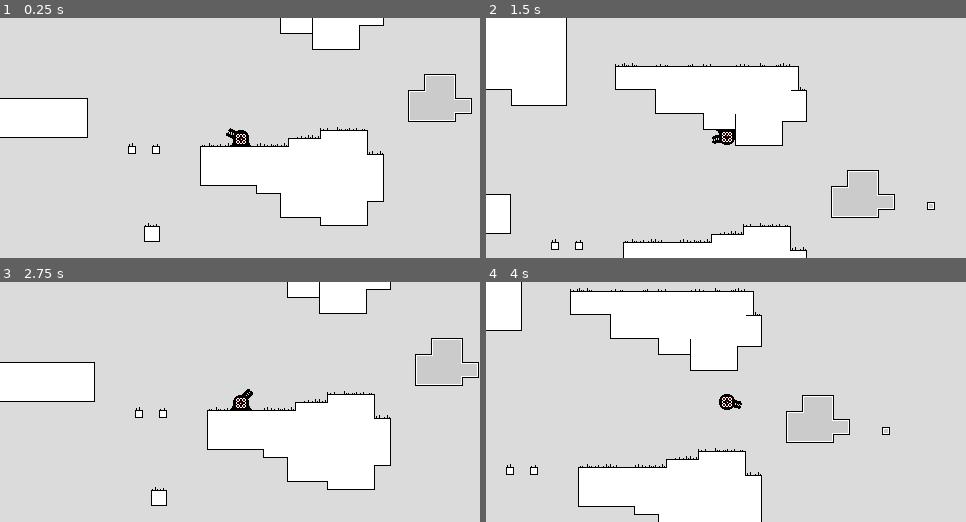
Above: before the commit, frames 1-4 (two rows, left to right).
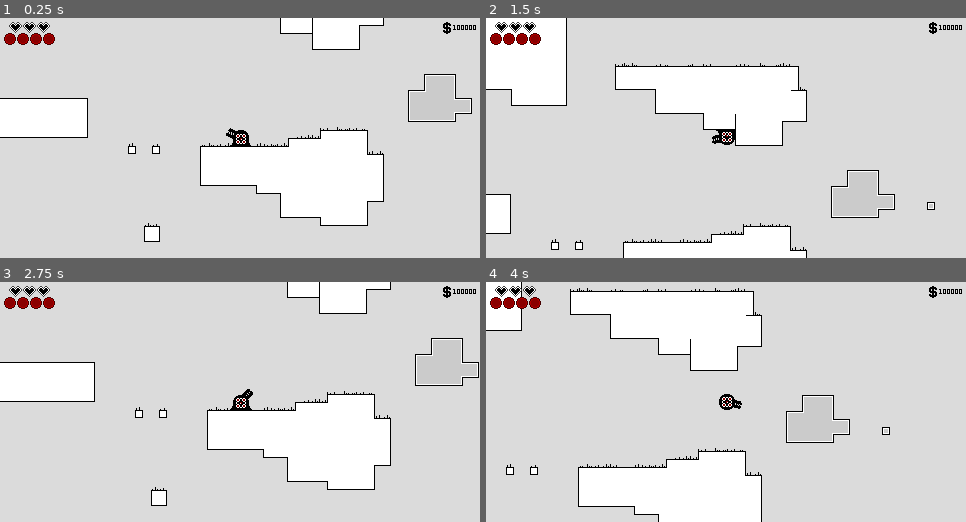
Above: after the commit, the same moments.

Repository: alkrssve/GravityGoo
Game: Godot game, scene res://Game.tscn
Two runs of this game, one before a commit and one after it. Both use one fixed random seed, a clock stepped at 60 frames per second and the inputs below.
Inputs (mouse positions are in pixels of both pictures, inside the frame that each line leads up to):
- Up to frame 1 (0.25 s): no input
- Up to frame 2 (1.5 s): tap Enter at 0.5 s; move the mouse to (831, 126) at 0.52 s; hold D (right) from 0.53 s (still down); tap Space (flip_gravity) at 0.6 s; tap Up (flip_gravity_up) at 0.77 s; move the mouse to (630, 150) at 1.27 s; click (630, 150) at 1.35 s
- Up to frame 3 (2.75 s): tap Up (flip_gravity_up) at 1.52 s; tap Space (flip_gravity) at 2, 2.1 s; move the mouse to (288, 349) at 2.02 s; release D (right) at 2.03 s; hold A (left) from 2.03 s (still down)
- Up to frame 4 (4 s): move the mouse to (702, 450) at 2.77 s; release A (left) at 2.78 s; hold D (right) from 2.78 s (still down); click (702, 450) at 2.85 s; tap Up (flip_gravity_up) at 3.02, 3.77 s; move the mouse to (870, 438) at 3.52 s; tap Space (flip_gravity) at 3.6 s

The runs differ from the first frame. In frame 1, 0.7% of the frame differs, in the area x 0-100%, y 1-12%; in frame 2, 0.7%; in frame 3, 0.7%; in frame 4, 0.7%.

Commit message:
Added HUD

Diff:
--- a/Game.tscn
+++ b/Game.tscn
@@ -1,7 +1,16 @@
-[gd_scene load_steps=25 format=2]
+[gd_scene load_steps=36 format=2]
 
 [ext_resource path="res://Player.tscn" type="PackedScene" id=1]
 [ext_resource path="res://Sprites/Tiles/Tiles_1.png" type="Texture" id=2]
+[ext_resource path="res://HUD.gd" type="Script" id=3]
+[ext_resource path="res://Sprites/HUD/Hearts_Full.png" type="Texture" id=4]
+[ext_resource path="res://Sprites/HUD/Hearts_Empty.png" type="Texture" id=5]
+[ext_resource path="res://Sprites/HUD/Hearts_Half.png" type="Texture" id=6]
+[ext_resource path="res://Sprites/HUD/Bullets_Empty.png" type="Texture" id=7]
+[ext_resource path="res://Sprites/HUD/Money.png" type="Texture" id=8]
+[ext_resource path="res://Sprites/HUD/Bullets_Full.png" type="Texture" id=9]
+[ext_resource path="res://Font/GameFont.ttf" type="DynamicFontData" id=10]
+[ext_resource path="res://Sprites/HUD/Background.png" type="Texture" id=11]
 
 [sub_resource type="ConvexPolygonShape2D" id=1]
 points = PoolVector2Array( 0, 0, 8, 0, 8, 8, 0, 8 )
@@ -273,7 +282,15 @@
 0/shapes = [  ]
 0/z_index = 0
 
+[sub_resource type="Theme" id=23]
+
+[sub_resource type="DynamicFont" id=24]
+size = 8
+font_data = ExtResource( 10 )
+
 [node name="Game" type="Node2D"]
+
+[node name="ParallaxBackground" type="ParallaxBackground" parent="."]
 
 [node name="Ground" type="TileMap" parent="."]
 z_index = 3
@@ -298,3 +315,89 @@
 
 [node name="Camera2D" type="Camera2D" parent="Player"]
 current = true
+
+[node name="HUD" type="CanvasLayer" parent="."]
+script = ExtResource( 3 )
+
+[node name="TextureRect" type="TextureRect" parent="HUD"]
+visible = false
+margin_right = 64.0
+margin_bottom = 64.0
+rect_scale = Vector2( 0.8, 0.3 )
+texture = ExtResource( 11 )
+
+[node name="$" type="TextureRect" parent="HUD"]
+margin_left = 443.0
+margin_top = 4.0
+margin_right = 483.0
+margin_bottom = 44.0
+texture = ExtResource( 8 )
+
+[node name="Money" type="Label" parent="HUD"]
+margin_left = 453.0
+margin_top = 9.0
+margin_right = 493.0
+margin_bottom = 34.0
+theme = SubResource( 23 )
+custom_colors/font_color = Color( 0, 0, 0, 1 )
+custom_colors/font_outline_modulate = Color( 0, 0, 0, 1 )
+custom_fonts/font = SubResource( 24 )
+text = "000000
+"
+
+[node name="Life" type="Control" parent="HUD"]
+margin_left = 5.0
+margin_top = 1.0
+margin_right = 45.0
+margin_bottom = 41.0
+
+[node name="HealthEmpty" type="TextureRect" parent="HUD/Life"]
+margin_left = 3.0
+margin_top = 3.0
+margin_right = 17.0
+margin_bottom = 15.0
+texture = ExtResource( 5 )
+expand = true
+stretch_mode = 2
+
+[node name="HealthHalf" type="TextureRect" parent="HUD/Life"]
+margin_left = 3.0
+margin_top = 3.0
+margin_right = 17.0
+margin_bottom = 15.0
+texture = ExtResource( 6 )
+expand = true
+stretch_mode = 2
+
+[node name="HealthFull" type="TextureRect" parent="HUD/Life"]
+margin_left = 3.0
+margin_top = 3.0
+margin_right = 17.0
+margin_bottom = 15.0
+texture = ExtResource( 4 )
+expand = true
+stretch_mode = 2
+
+[node name="Bullets" type="Control" parent="HUD"]
+margin_left = -15.0
+margin_top = 12.0
+margin_right = 25.0
+margin_bottom = 52.0
+
+[node name="AmmoEmpty" type="TextureRect" parent="HUD/Bullets"]
+margin_left = 18.0
+margin_top = 3.0
+margin_right = 31.0
+margin_bottom = 15.0
+texture = ExtResource( 7 )
+expand = true
+stretch_mode = 2
+
+[node name="AmmoFull" type="TextureRect" parent="HUD/Bullets"]
+margin_left = 18.0
+margin_top = 3.0
+margin_right = 31.0
+margin_bottom = 15.0
+texture = ExtResource( 9 )
+expand = true
+stretch_mode = 2
--- /dev/null
+++ b/HUD.gd
@@ -0,0 +1,31 @@
+extends CanvasLayer
+
+
+func _ready():
+	load_hearts()
+	load_coins()
+	load_bullets()
+	Global.hud = self
+
+func load_hearts():
+	$Life/HealthFull.rect_size.x = (Global.lives/2 * 14)
+	if Global.lives % 2 == 0:
+		$Life/HealthHalf.rect_size.x = 0
+	if Global.lives % 2 == 1:
+		$Life/HealthHalf.rect_size.x = 8
+
+	$Life/HealthEmpty.rect_size.x = ((Global.max_lives - Global.lives)/2 * 14)
+
+	$Life/HealthHalf.rect_position.x = $Life/HealthFull.rect_position.x + $Life/HealthFull.rect_size.x * $Life/HealthFull.rect_scale.x
+	$Life/HealthEmpty.rect_position.x = $Life/HealthHalf.rect_position.x + $Life/HealthHalf.rect_size.x * $Life/HealthHalf.rect_scale.x
+
+func load_bullets():
+	$Bullets/AmmoFull.rect_size.x = Global.bullets * 13
+
+	$Bullets/AmmoEmpty.rect_size.x = (Global.max_bullets - Global.bullets) * 13
+
+	$Bullets/AmmoEmpty.rect_position.x = $Bullets/AmmoFull.rect_position.x + $Bullets/AmmoFull.rect_size.x * $Bullets/AmmoFull.rect_scale.x
+
+
+func load_coins():
+	$Money.text = String(Global.coins)
--- a/Scripts/Global.gd
+++ b/Scripts/Global.gd
@@ -1,8 +1,10 @@
 extends Node
 
-var max_lives = 4
+var max_lives = 6
 var lives = max_lives
-var coins = 0
+var max_bullets = 4
+var bullets = max_bullets
+var coins = 100000
 var position_lost = false
 var item1_price = "10"
 var item2_price = "10"
@@ -29,6 +31,10 @@
 		lives = max_lives
 		hud.load_hearts()
 
+func lose_bullet():
+	bullets -= 1
+	hud.load_bullets()
+
 func collect_money(coinType):
 	if (coinType == 0):
 		coins += 1
--- a/project.godot
+++ b/project.godot
@@ -23,7 +23,6 @@
 
 window/size/width=480
 window/size/height=240
-window/size/fullscreen=true
 window/size/test_width=480
 window/size/test_height=240
 window/stretch/mode="viewport"
Binary file added: Font/Font.png
Not shown, added: Font/Font.png.import
Binary file added: Font/GameFont.ttf
Binary file added: Font/Leg Fong.ttf
Binary file added: Sprites/HUD/Background.png
Not shown, added: Sprites/HUD/Background.png.import
Binary file added: Sprites/HUD/Bullets.png
Not shown, added: Sprites/HUD/Bullets.png.import
Binary file added: Sprites/HUD/Bullets_Empty.png
Not shown, added: Sprites/HUD/Bullets_Empty.png.import
Binary file added: Sprites/HUD/Bullets_Full.png
Not shown, added: Sprites/HUD/Bullets_Full.png.import
(and 13 more such lines)
